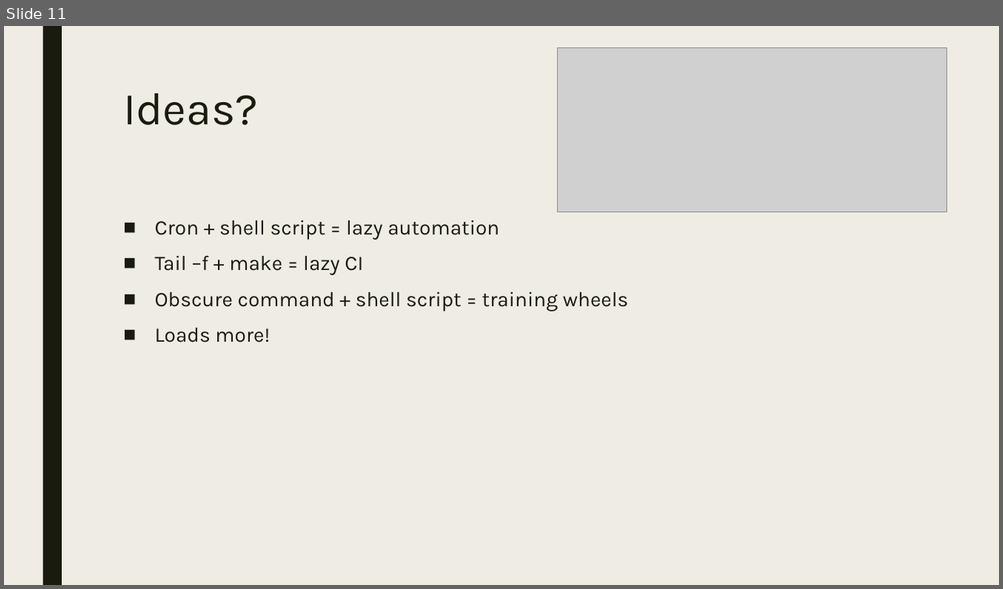
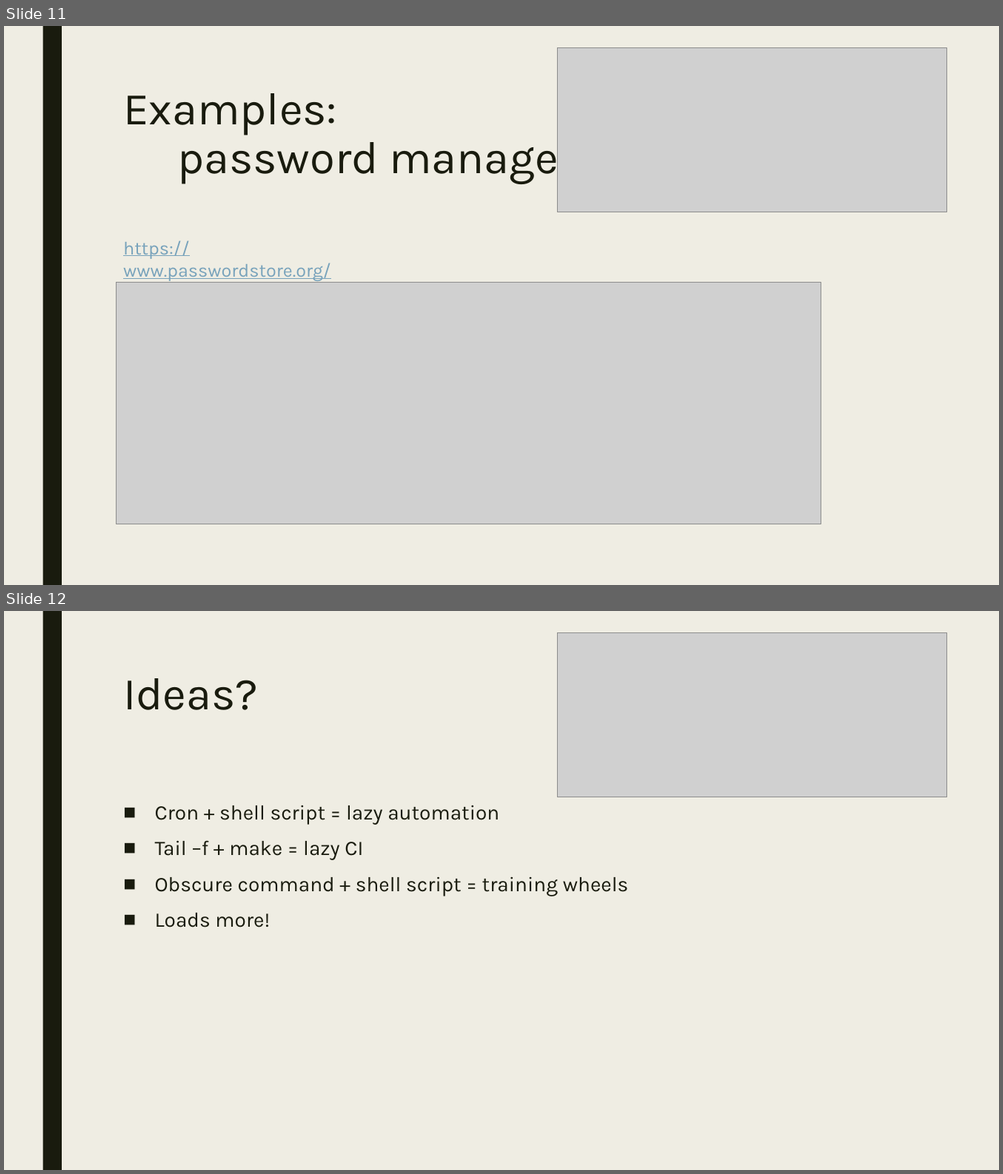
Before and after one commit to riverina-developer-meetup/bash-scripting-introduction, a slide deck: Presentation1.pptx. Shown one above the other, each under a label of ours: slide 11 before the commit, slides 11 and 12 after it. The pictures are 1003x589 and 1003x1174 pixels, drawn with LibreOffice and Linux fonts; fonts in the diff are those of the drawing; grey boxes stand for pictures. Boxes give left, top, right and bottom in pixels: in the first picture for what was removed or moved away, otherwise in the second. Text is boxed around its words. In the diff, an @@ line names an element or a change of style, - is before the commit and + after.

```diff
--- a/Presentation1.pptx
+++ b/Presentation1.pptx
@@ slide 11 added at (x1=4, y1=26, x2=999, y2=585), background #EFEDE3; not listed: 1 template element that a slide beside it also shows @@
@@ picture added at (x1=557, y1=47, x2=946, y2=212) @@
@@ title added at (x1=123, y1=93, x2=575, y2=184), 44 pt, text #191B0E @@
+Examples:
+password manager
@@ text added at (x1=123, y1=241, x2=331, y2=281), 18 pt, text #77A2BB, underline @@
+https://www.passwordstore.org/
@@ picture added at (x1=116, y1=283, x2=820, y2=525) @@
@@ what was slide 11 is now slide 12 @@
```
Also in this commit, not shown: 1 slide changed, 1 other file.
